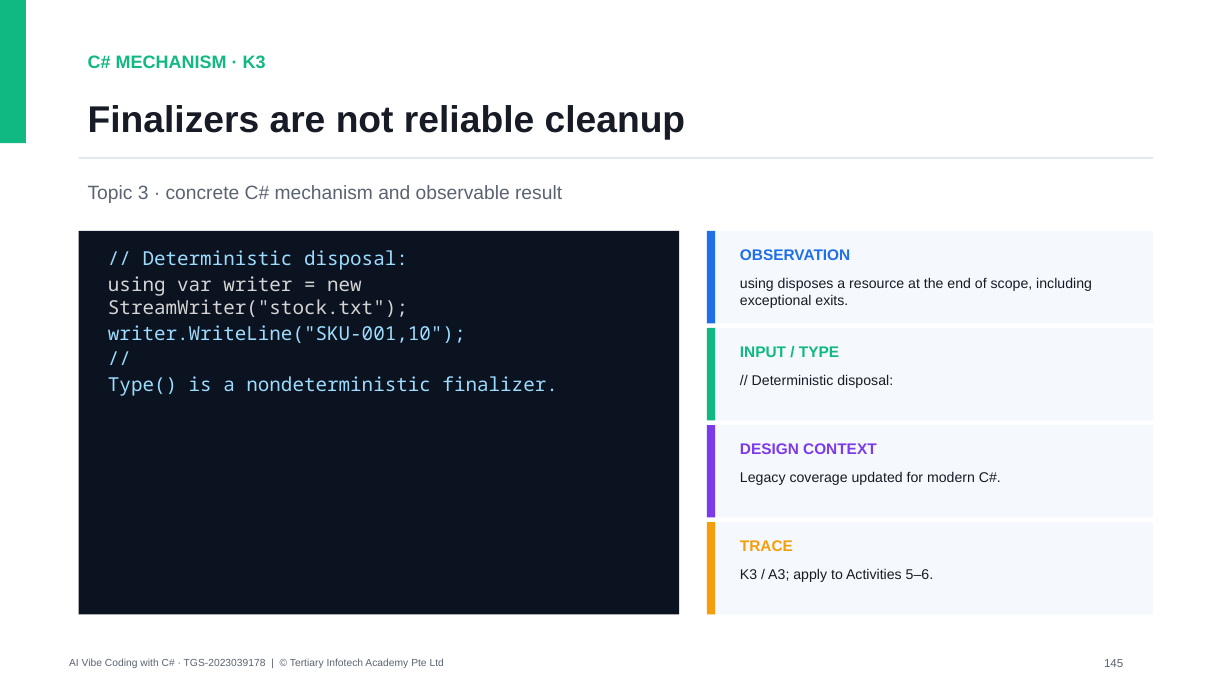
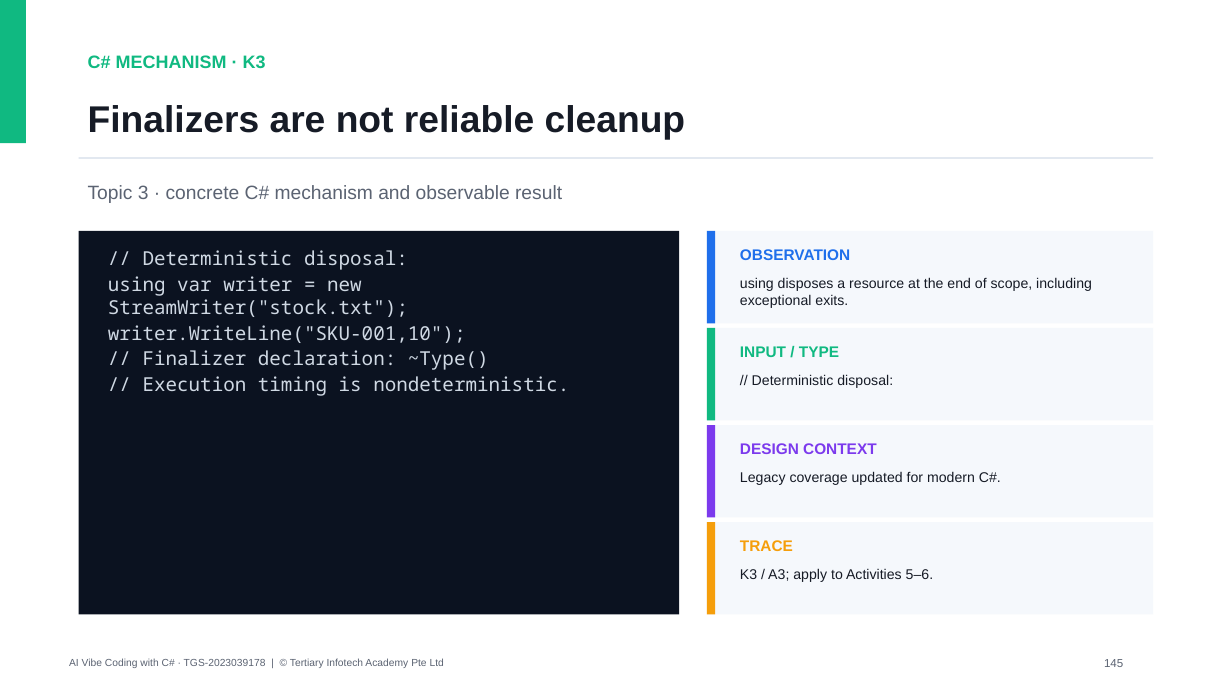
Before and after one commit to tertiarycourses/TGS-2023039178-AI-Vibe-Coding-with-C-, a slide deck: slide 145 of courseware/AI Vibe Coding with C#-v7.0.pptx. Drawn at 1232x693 pixels with LibreOffice and Linux fonts; fonts in the diff are those of the drawing. Boxes give left, top, right and bottom in pixels: in the first picture for what was removed or moved away, otherwise in the second. Text is boxed around its words. In the diff, an @@ line names an element or a change of style, - is before the commit and + after.

Commit message:
Correct finalizer declaration in slides and learner guide

```diff
--- a/courseware/AI Vibe Coding with C#-v7.0.pptx
+++ b/courseware/AI Vibe Coding with C#-v7.0.pptx
@@ text at (108, 250, 466, 343): text colour #9CDCFE to #CFD8E3 in "// Deterministic disposal:", "writer.WriteLine("SKU-001,10");"; text colour #D4D4D4 to #CFD8E3 in "using var writer = new StreamWriter("stock.txt");" @@
@@ text at (143, 350, 569, 396): text changed; text colour #9CDCFE to #CFD8E3 @@
-//
-Type() is a nondeterministic finalizer.
+// Finalizer declaration: ~Type()
+// Execution timing is nondeterministic.
```
Also in this commit, not shown: 4 other files.
